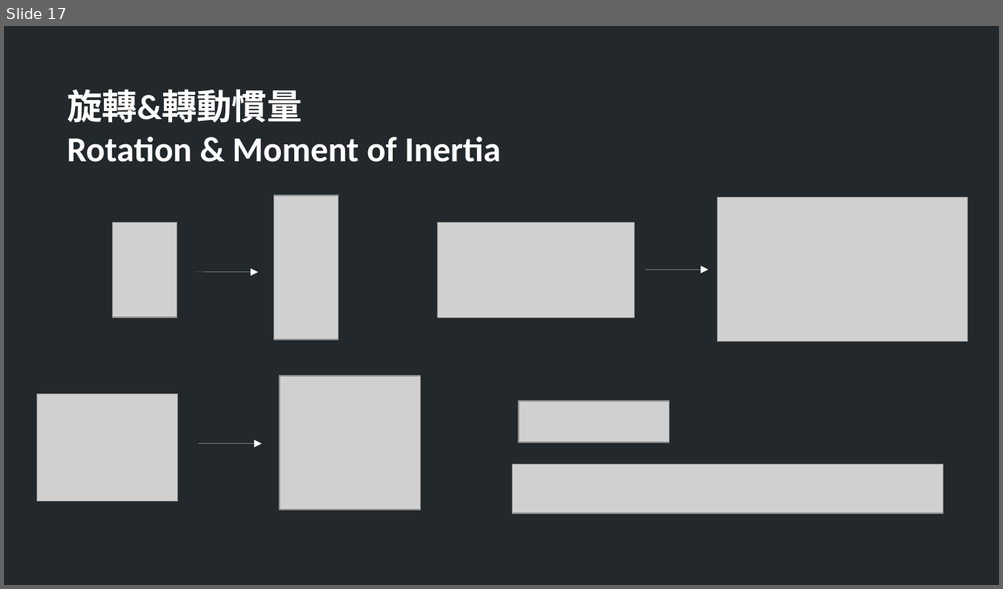
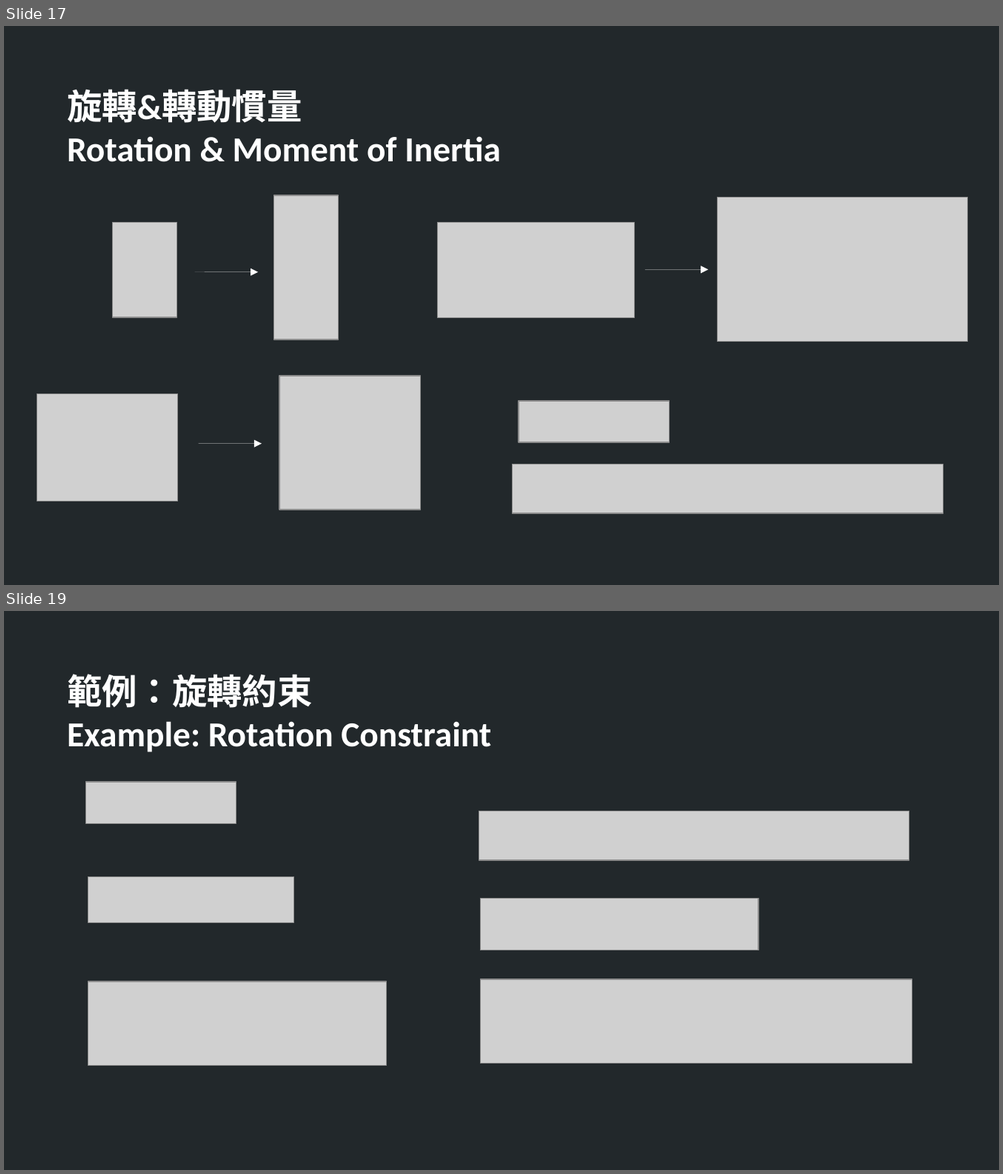
Before and after one commit to TheAllenChou/unity-physics-constraints, a slide deck: slides/physics constraints in games.odp. Shown one above the other, each under a label of ours: slide 17 before the commit, slides 17 and 19 after it; the slides between them are not shown. The pictures are 1003x589 and 1003x1174 pixels, drawn with LibreOffice and Linux fonts; fonts in the diff are those of the drawing; grey boxes stand for pictures. Boxes give left, top, right and bottom in pixels: in the first picture for what was removed or moved away, otherwise in the second. Text is boxed around its words. In the diff, an @@ line names an element or a change of style, - is before the commit and + after.

Commit message:
Slides.

```diff
--- a/slides/physics constraints in games.odp
+++ b/slides/physics constraints in games.odp
@@ slide 19 added at (4,611,999,1170), background #22282B @@
@@ text added at (67,674,491,752), 28 pt, text #FFFFFF, bold @@
+範例：旋轉約束
+Example: Rotation Constraint
@@ picture added at (85,783,236,824) @@
@@ picture added at (479,812,909,861) @@
@@ picture added at (88,877,293,923) @@
@@ picture added at (481,898,759,951) @@
@@ picture added at (88,982,386,1066) @@
@@ picture added at (481,980,912,1063) @@
```
Also in this commit, not shown: 1 other slide added.
